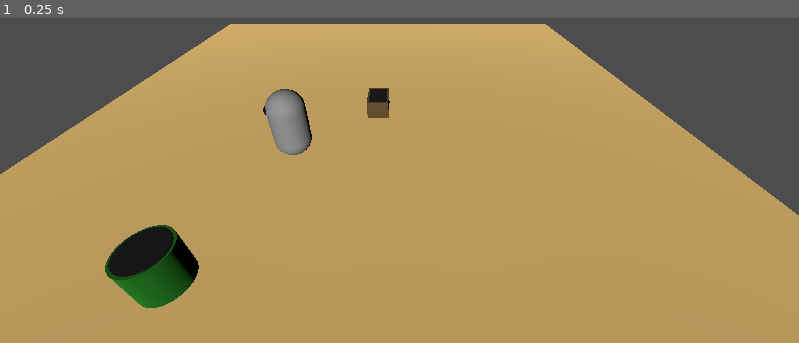
Above: before the commit, frame 1.
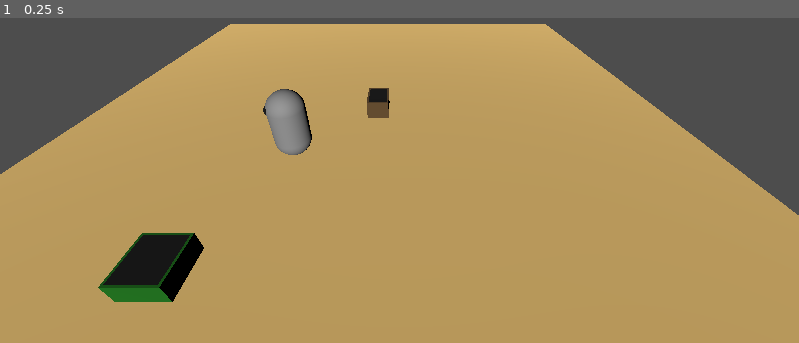
Above: after the commit, the same moment.

Repository: ChiefCharpa/Godot-Overcooked
Game: Godot game, scene res://Level.tscn
Same seed, same stepped clock (60 frames per second), same inputs: the game is played once before the commit and once after it.
Inputs:
- Up to frame 1 (0.25 s): no input

The runs differ from the first frame. In frame 1, 1.4% of the frame differs, in the area x 12-26%, y 63-90%.

Commit message:
Attempt at bug fix (not finished)

Diff:
--- a/overcooked/Bin.gd
+++ b/overcooked/Bin.gd
@@ -6,9 +6,9 @@
 	connect("body_entered", _on_body_entered)
 
 func _on_body_entered(body):
-	if body.get("resource_type") and body.resource_type == "Food":
-		var parent = body.get_parent()
-		for child in parent.get_children():
-			if child.name =="Inventory":
-				child.resources_inventory.clear()
-		body.queue_free()  # Deletes the object safely
+	if body.get("resource_type") and body.resource_type == "Food": #if the object has a resource type and its food
+		var parent = body.get_parent() #get the player
+		for child in parent.get_children(): #look through all the children
+			if child.name =="Inventory": #get the inventory child
+				child.resources_inventory.clear() #clear the inventory
+		body.queue_free()  # Deletes the item
--- a/overcooked/Inventory.gd
+++ b/overcooked/Inventory.gd
@@ -25,7 +25,7 @@
 	if heldVegetable != null:
 		heldVegetable.get_parent().remove_child(heldVegetable) #removes the item being held from the player node
 		var new_root = get_tree().root.get_node("LevelNode") #gets the level node
-		new_root.add_child(heldVegetable) #adds the held item and adds it to the level node
+		new_root.add_child(heldVegetable) #adds the held item to the level node
 		heldVegetable.global_transform.origin = global_transform.origin + global_transform.basis.z * -1 + Vector3(0, 0.4, 0) #assigns its pos
 		heldVegetable.axis_lock_linear_y = false #unlocks ths y transform
 		heldVegetable = null
--- a/overcooked/bin.tscn
+++ b/overcooked/bin.tscn
@@ -2,39 +2,38 @@
 
 [ext_resource type="Script" path="res://Bin.gd" id="1_g00s2"]
 
-[sub_resource type="CylinderMesh" id="CylinderMesh_cmtrr"]
+[sub_resource type="BoxMesh" id="BoxMesh_ojba4"]
 
 [sub_resource type="StandardMaterial3D" id="StandardMaterial3D_8uwt2"]
 albedo_color = Color(0.0400077, 0.407278, 0, 1)
 
-[sub_resource type="CylinderShape3D" id="CylinderShape3D_3vn2i"]
-height = 1.0
+[sub_resource type="BoxShape3D" id="BoxShape3D_lbcbd"]
 
-[sub_resource type="CylinderMesh" id="CylinderMesh_tog3p"]
+[sub_resource type="BoxMesh" id="BoxMesh_0embw"]
 
 [sub_resource type="StandardMaterial3D" id="StandardMaterial3D_j0gcd"]
 albedo_color = Color(0.00566115, 0.00566115, 0.00566115, 1)
 
-[sub_resource type="CylinderShape3D" id="CylinderShape3D_cxu5w"]
+[sub_resource type="BoxShape3D" id="BoxShape3D_cxqia"]
 
 [node name="Bin" type="RigidBody3D"]
 
 [node name="MeshInstance3D" type="MeshInstance3D" parent="."]
 transform = Transform3D(1, 0, 0, 0, 0.5, 0, 0, 0, 1, 0, -1.19209e-07, 0)
-mesh = SubResource("CylinderMesh_cmtrr")
+mesh = SubResource("BoxMesh_ojba4")
 surface_material_override/0 = SubResource("StandardMaterial3D_8uwt2")
 
 [node name="CollisionShape3D" type="CollisionShape3D" parent="."]
-shape = SubResource("CylinderShape3D_3vn2i")
+shape = SubResource("BoxShape3D_lbcbd")
 
 [node name="MeshInstance3D2" type="MeshInstance3D" parent="."]
-transform = Transform3D(0.9, 0, 0, 0, 0.1, 0, 0, 0, 0.9, 0, 0.420318, 0)
-mesh = SubResource("CylinderMesh_tog3p")
+transform = Transform3D(0.9, 0, 0, 0, 0.1, 0, 0, 0, 0.9, 0, 0.20032, 0)
+mesh = SubResource("BoxMesh_0embw")
 surface_material_override/0 = SubResource("StandardMaterial3D_j0gcd")
 
 [node name="Area3D" type="Area3D" parent="."]
 script = ExtResource("1_g00s2")
 
 [node name="CollisionShape3D" type="CollisionShape3D" parent="Area3D"]
-transform = Transform3D(1, 0, 0, 0, 0.7, 0, 0, 0, 1, 0, 0, 0)
-shape = SubResource("CylinderShape3D_cxu5w")
+transform = Transform3D(1, 0, 0, 0, 0.7, 0, 0, 0, 1, 0, 0.200432, 0)
+shape = SubResource("BoxShape3D_cxqia")
--- a/overcooked/vegetable_spawner.gd
+++ b/overcooked/vegetable_spawner.gd
@@ -1,12 +1,18 @@
-extends Node3D
+extends Area3D
 
 const VEGETABLE = preload("res://Vegetable.tscn")
 var resource_type = "Interactable"
 
 func _activate():
-	var newVegetable = VEGETABLE.instantiate()
-	get_parent().add_child(newVegetable)
-	newVegetable.global_position=global_position+Vector3(0,0.4,0) #sets tomato pos
+	var bodies = get_overlapping_bodies() #get everything inside the area
+	for body in bodies: #for each thing in the area
+		for child in body: #for each child of the thing in the area
+			if child.name== "Inventory":
+				if child.heldVegetable == null: #if the player isnt holding anything
+					var newVegetable = VEGETABLE.instantiate()
+					get_parent().add_child(newVegetable)
+					newVegetable.global_position=global_position+Vector3(0,0.4,0) #sets tomato pos
+
 
 func get_some_variable():
 	return resource_type
--- a/overcooked/vegetable_spawner.tscn
+++ b/overcooked/vegetable_spawner.tscn
@@ -21,10 +21,11 @@
 
 [sub_resource type="PlaneMesh" id="PlaneMesh_lcimn"]
 
+[sub_resource type="BoxShape3D" id="BoxShape3D_73vvd"]
+
 [node name="VegetableSpawner" type="Node3D"]
 
 [node name="VegetableSpawner_Rigidbody" type="RigidBody3D" parent="."]
-script = ExtResource("1_1wnfc")
 
 [node name="MeshInstance3D" type="MeshInstance3D" parent="VegetableSpawner_Rigidbody"]
 transform = Transform3D(0.723, 0, 0, 0, 0.596, 0, 0, 0, 1, 0, 0, 0)
@@ -45,3 +46,9 @@
 transform = Transform3D(-1.2842e-08, 1, 0, 1.2842e-08, 1.91069e-15, -0.213359, -0.29379, -4.37114e-08, -9.32623e-09, 0.362885, 0, 0)
 material_override = SubResource("StandardMaterial3D_u4pyf")
 mesh = SubResource("PlaneMesh_lcimn")
+
+[node name="Area3D" type="Area3D" parent="VegetableSpawner_Rigidbody"]
+script = ExtResource("1_1wnfc")
+
+[node name="CollisionShape3D" type="CollisionShape3D" parent="VegetableSpawner_Rigidbody/Area3D"]
+shape = SubResource("BoxShape3D_73vvd")
Not shown: 1 places in overcooked/vegetable_spawner.tscn that only renumber resources
